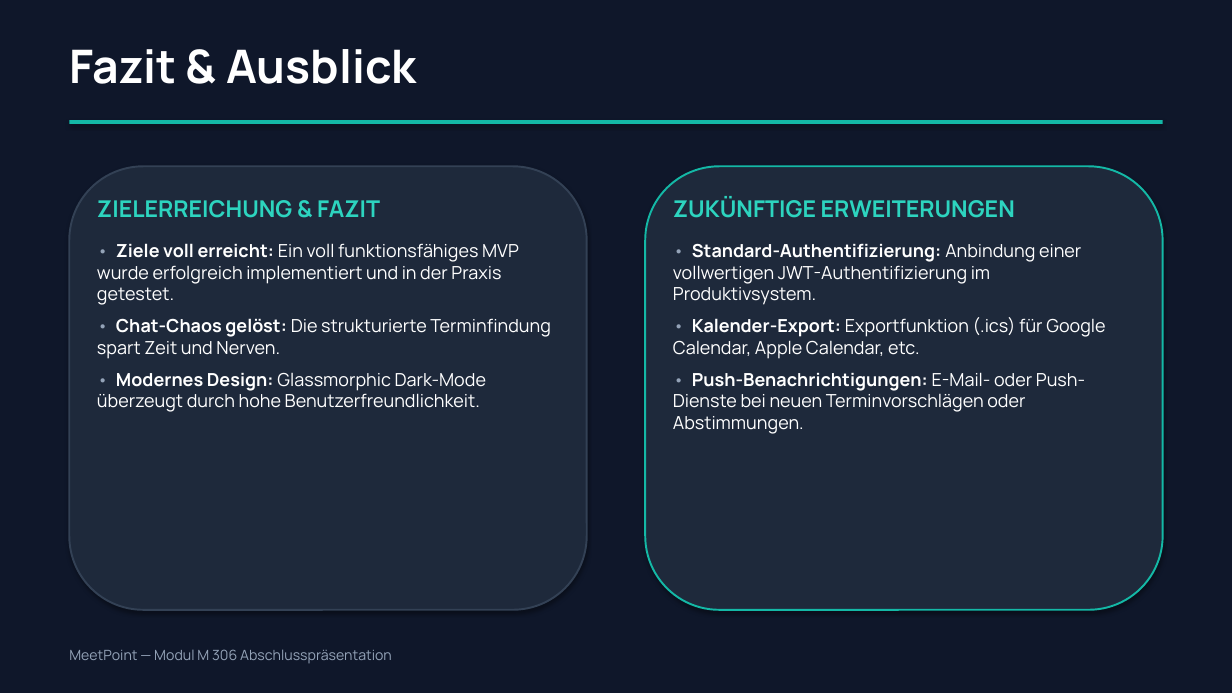
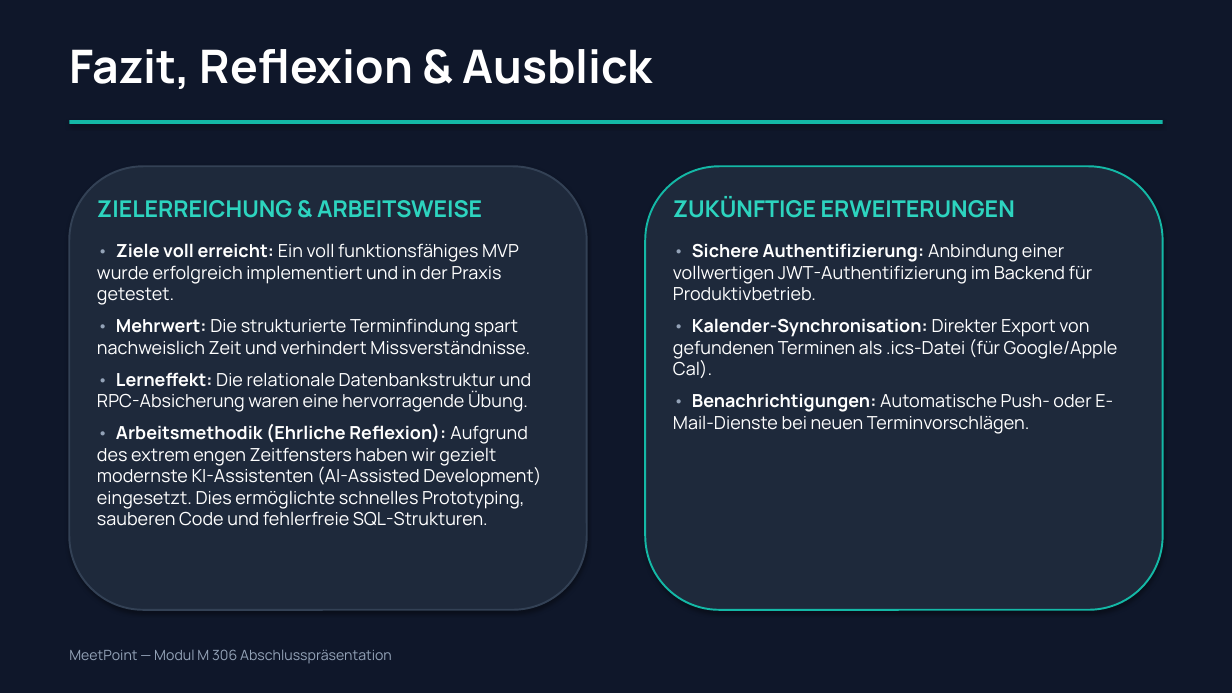
Before and after one commit to bobiib/MeetPoint, a slide deck: slide 6 of MeetPoint_Praesentation.pptx. Drawn at 1232x693 pixels with LibreOffice and Linux fonts; fonts in the diff are those of the drawing. Boxes give left, top, right and bottom in pixels: in the first picture for what was removed or moved away, otherwise in the second. Text is boxed around its words. In the diff, an @@ line names an element or a change of style, - is before the commit and + after.

```diff
--- a/MeetPoint_Praesentation.pptx
+++ b/MeetPoint_Praesentation.pptx
@@ text at (69,49,653,89): text changed @@
-Fazit & Ausblick
+Fazit, Reflexion & Ausblick
@@ text at (97,200,482,218): text changed @@
-ZIELERREICHUNG & FAZIT
+ZIELERREICHUNG & ARBEITSWEISE
@@ text at (673,243,1118,434): text changed @@
-• Standard-Authentifizierung: Anbindung einer vollwertigen JWT-Authentifizierung im Produktivsystem.
-• Kalender-Export: Exportfunktion (.ics) für Google Calendar, Apple Calendar, etc.
-• Push-Benachrichtigungen: E-Mail- oder Push-Dienste bei neuen Terminvorschlägen oder Abstimmungen.
+• Sichere Authentifizierung: Anbindung einer vollwertigen JWT-Authentifizierung im Backend für Produktivbetrieb.
+• Kalender-Synchronisation: Direkter Export von gefundenen Terminen als .ics-Datei (für Google/Apple Cal).
+• Benachrichtigungen: Automatische Push- oder E-Mail-Dienste bei neuen Terminvorschlägen.
@@ text at (97,318,541,526): text changed @@
-• Chat-Chaos gelöst: Die strukturierte Terminfindung spart Zeit und Nerven.
-• Modernes Design: Glassmorphic Dark-Mode überzeugt durch hohe Benutzerfreundlichkeit.
+• Mehrwert: Die strukturierte Terminfindung spart nachweislich Zeit und verhindert Missverständnisse.
+• Lerneffekt: Die relationale Datenbankstruktur und RPC-Absicherung waren eine hervorragende Übung.
+• Arbeitsmethodik (Ehrliche Reflexion): Aufgrund des extrem engen Zeitfensters haben wir gezielt modernste KI-Assistenten (AI-Assisted Development) eingesetzt. Dies ermöglichte schnelles Prototyping, sauberen Code und fehlerfreie SQL-Strukturen.
```
Also in this commit, not shown: 5 other slides changed.
